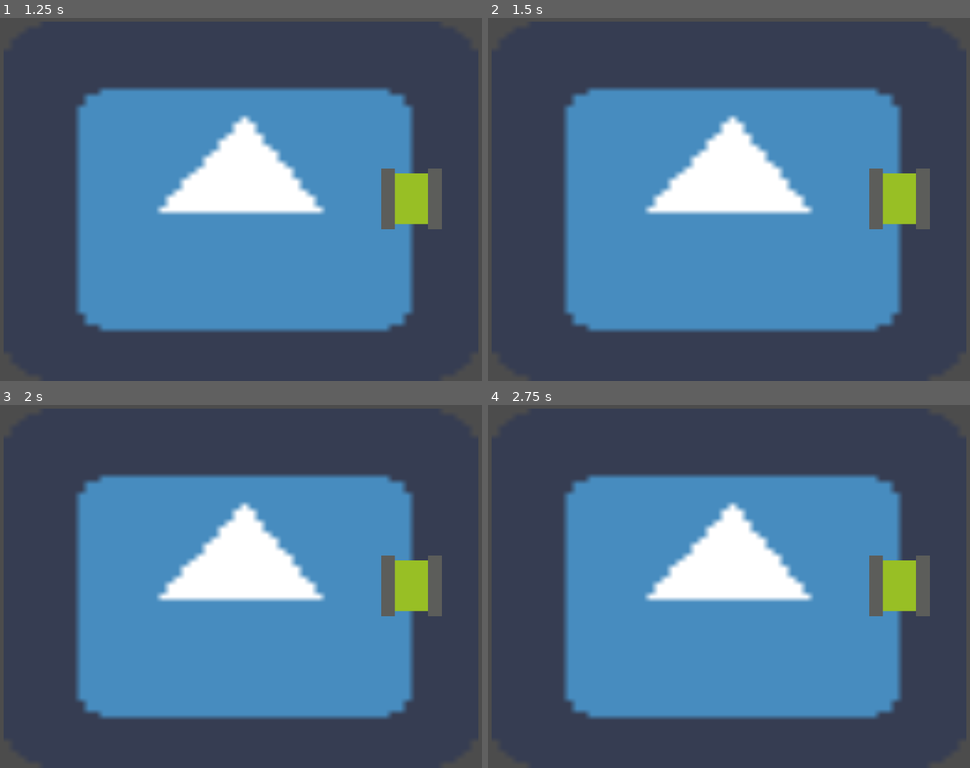
Above: before the commit, frames 1-4 (two rows, left to right).
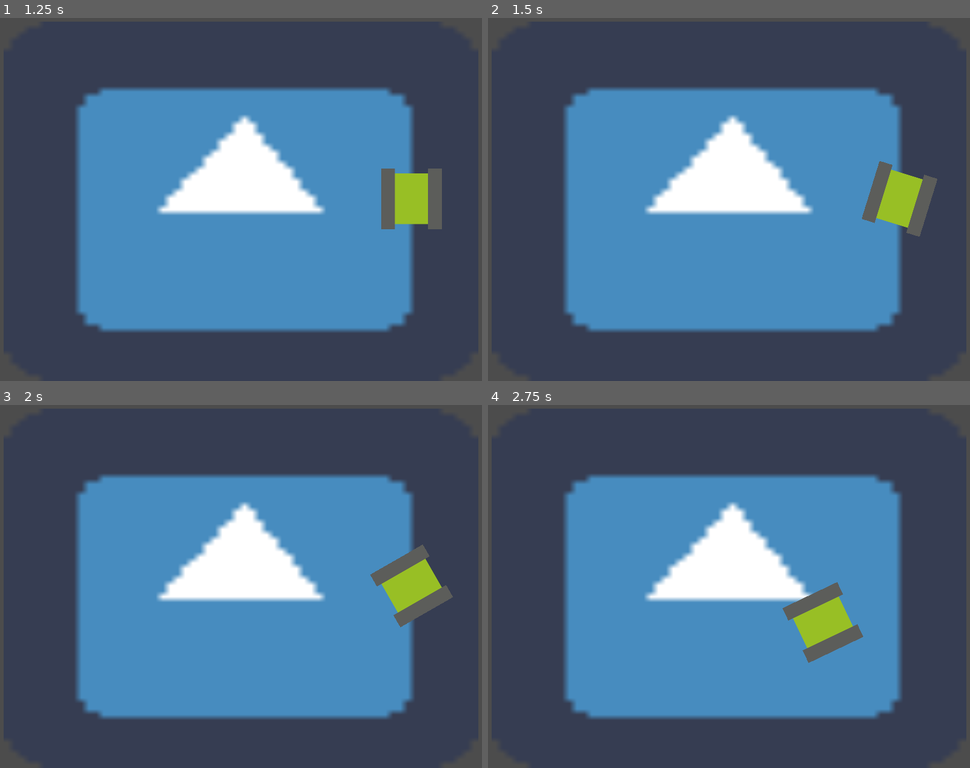
Above: after the commit, the same moments.

Repository: SergioJimenezM/proyectoTanks
Game: Godot game, scene res://escenas/MenuPrincipal.tscn
Two runs of this game, one before a commit and one after it. Both use one fixed random seed, a clock stepped at 60 frames per second and the inputs below. The engine's default icon, where the game draws it, is replaced by a stand-in: a white triangle on a blue panel in a dark square.
Inputs:
- Up to frame 1 (1.25 s): click "Nueva partida" at 0.5 s
- Up to frame 2 (1.5 s): tap Enter at 1.25 s; hold Right (ui_right) from 1.28 s (still down)
- Up to frame 3 (2 s): keep holding Right (ui_right)
- Up to frame 4 (2.75 s): release Right (ui_right) at 2.03 s; hold Down (ui_down) from 2.03 s (still down)

Frame 1 is identical in both runs. In frame 2, 0.8% of the frame differs, in the area x 77-94%, y 39-61%; in frame 3, 1.4%; in frame 4, 3.8%, in the area x 61-92%, y 41-72%.

Commit message:
escena de mapa con limites, movimiento del jugador, colision del jugador con los limites, añadido bug de giro infinito cuando el tanque hace cosa indeterminada con los muros

Diff:
--- a/proyectoTanks/escenas/Mapa.tscn
+++ b/proyectoTanks/escenas/Mapa.tscn
@@ -1,29 +1,22 @@
 [gd_scene load_steps=7 format=2]
 
-[ext_resource path="res://escenas/Mapa.gd" type="Script" id=1]
+[ext_resource path="res://scripts/Mapa.gd" type="Script" id=1]
 [ext_resource path="res://icon.png" type="Texture" id=2]
 
-[sub_resource type="SegmentShape2D" id=1]
-a = Vector2( -420, 0 )
-b = Vector2( 360, 0 )
+[sub_resource type="RectangleShape2D" id=1]
+extents = Vector2( 380, 10 )
 
-[sub_resource type="SegmentShape2D" id=2]
-a = Vector2( 380, 10 )
-b = Vector2( -400, 10 )
+[sub_resource type="RectangleShape2D" id=2]
+extents = Vector2( 380, 10 )
 
-[sub_resource type="SegmentShape2D" id=3]
-a = Vector2( -40, 300 )
-b = Vector2( -40, -280 )
+[sub_resource type="RectangleShape2D" id=3]
+extents = Vector2( 10, 300 )
 
-[sub_resource type="SegmentShape2D" id=4]
-a = Vector2( 40, -250 )
-b = Vector2( 40, 330 )
+[sub_resource type="RectangleShape2D" id=4]
+extents = Vector2( 10, 300 )
 
-[node name="Node2D" type="Area2D"]
+[node name="StaticBody2D" type="StaticBody2D"]
 script = ExtResource( 1 )
-__meta__ = {
-"_edit_lock_": true
-}
 
 [node name="Sprite" type="Sprite" parent="."]
 position = Vector2( 399, 304 )
@@ -40,26 +33,29 @@
 }
 
 [node name="colisionSuperior" type="CollisionShape2D" parent="."]
-position = Vector2( 430, 10 )
+position = Vector2( 390, 8 )
 shape = SubResource( 1 )
 __meta__ = {
 "_edit_lock_": true
 }
 
 [node name="colisionInferior" type="CollisionShape2D" parent="."]
-position = Vector2( 410, 580 )
+position = Vector2( 400, 590 )
 shape = SubResource( 2 )
 __meta__ = {
 "_edit_lock_": true
 }
 
 [node name="colisionDerecha" type="CollisionShape2D" parent="."]
-position = Vector2( 830, 290 )
+position = Vector2( 780, 300 )
 shape = SubResource( 3 )
 __meta__ = {
 "_edit_lock_": true
 }
 
 [node name="colisionIzquierda" type="CollisionShape2D" parent="."]
-position = Vector2( -30, 260 )
+position = Vector2( 20, 300 )
 shape = SubResource( 4 )
+__meta__ = {
+"_edit_lock_": true
+}
--- a/proyectoTanks/escenas/tankeAmarillo.tscn
+++ /dev/null
@@ -1,27 +0,0 @@
-[gd_scene load_steps=3 format=2]
-
-[ext_resource path="res://sprites/tankeEstructuraAmarilla.png" type="Texture" id=1]
-
-[sub_resource type="RectangleShape2D" id=1]
-extents = Vector2( 55.0525, 83.3725 )
-
-[node name="Node2D" type="Node2D"]
-scale = Vector2( 0.5, 0.5 )
-__meta__ = {
-"_edit_lock_": true
-}
-
-[node name="KinematicBody2D" type="KinematicBody2D" parent="."]
-__meta__ = {
-"_edit_lock_": true
-}
-
-[node name="Sprite" type="Sprite" parent="KinematicBody2D"]
-texture = ExtResource( 1 )
-__meta__ = {
-"_edit_lock_": true
-}
-
-[node name="CollisionShape2D" type="CollisionShape2D" parent="KinematicBody2D"]
-position = Vector2( 1.52588e-05, -0.435333 )
-shape = SubResource( 1 )
--- /dev/null
+++ b/proyectoTanks/escenas/tankeJugador.tscn
@@ -0,0 +1,22 @@
+[gd_scene load_steps=4 format=2]
+
+[ext_resource path="res://scripts/jugador.gd" type="Script" id=1]
+[ext_resource path="res://sprites/tankeEstructuraAmarilla.png" type="Texture" id=2]
+
+[sub_resource type="RectangleShape2D" id=1]
+extents = Vector2( 55.0525, 83.3725 )
+
+[node name="KinematicBody2D" type="KinematicBody2D"]
+rotation = 1.57285
+scale = Vector2( 0.5, 0.5 )
+script = ExtResource( 1 )
+
+[node name="Sprite" type="Sprite" parent="."]
+texture = ExtResource( 2 )
+__meta__ = {
+"_edit_lock_": true
+}
+
+[node name="CollisionShape2D" type="CollisionShape2D" parent="."]
+position = Vector2( 1.52588e-05, -0.435333 )
+shape = SubResource( 1 )
--- a/proyectoTanks/escenas/Mapa.gd
+++ b/proyectoTanks/scripts/Mapa.gd
@@ -2,6 +2,6 @@
 
 func _ready():
 	var spawn = get_node("Position2D")
-	var tank = load("res://escenas/tankeAmarillo.tscn").instance()
+	var tank = load("res://escenas/tankeJugador.tscn").instance()
 	tank.set_position(spawn.get_position())
 	get_parent().add_child(tank)
--- /dev/null
+++ b/proyectoTanks/scripts/jugador.gd
@@ -0,0 +1,24 @@
+extends KinematicBody2D
+
+export (int) var speed = 200
+export (float) var rotationSpeed = 1.5
+
+var velocity = Vector2()
+var rotationDir = 0
+
+
+func get_input():
+	velocity = Vector2()
+	if(Input.is_action_pressed("ui_right")):
+		rotationDir += 1
+	if(Input.is_action_pressed("ui_left")):
+		rotationDir -= 1
+	if(Input.is_action_pressed("ui_down")):
+		velocity = Vector2(0, speed).rotated(rotation)
+	if(Input.is_action_pressed("ui_up")):
+		velocity = Vector2(0, -speed).rotated(rotation)
+
+func _physics_process(delta):
+	get_input()
+	rotation = rotationDir * rotationSpeed * delta
+	velocity = move_and_slide(velocity)
